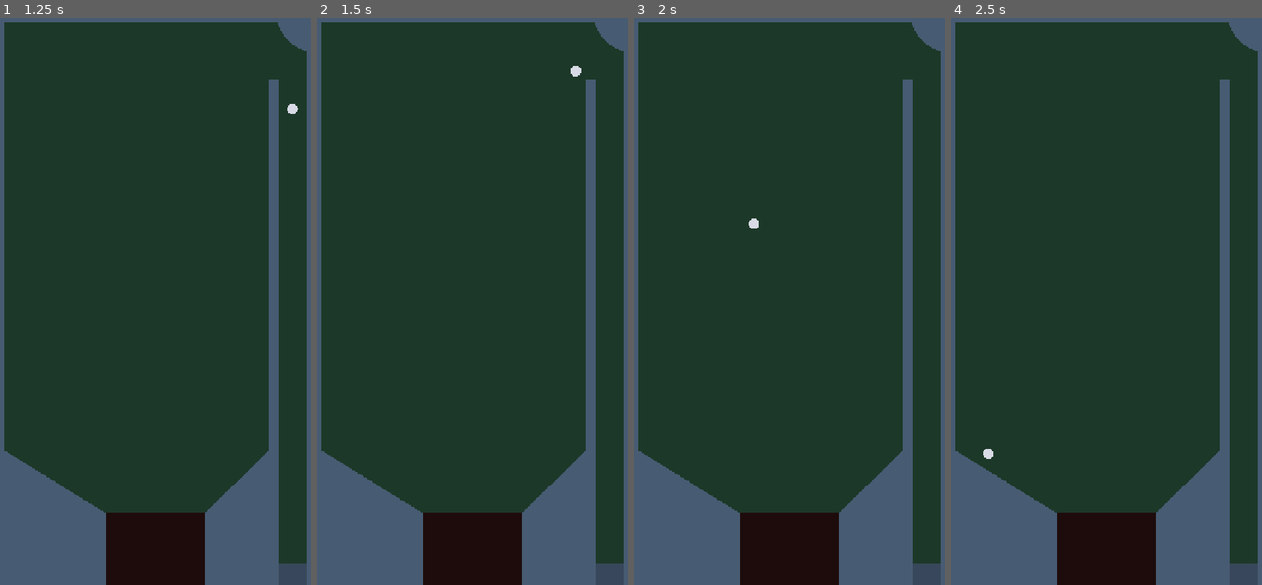
Above: before the commit, frames 1-4 (left to right).
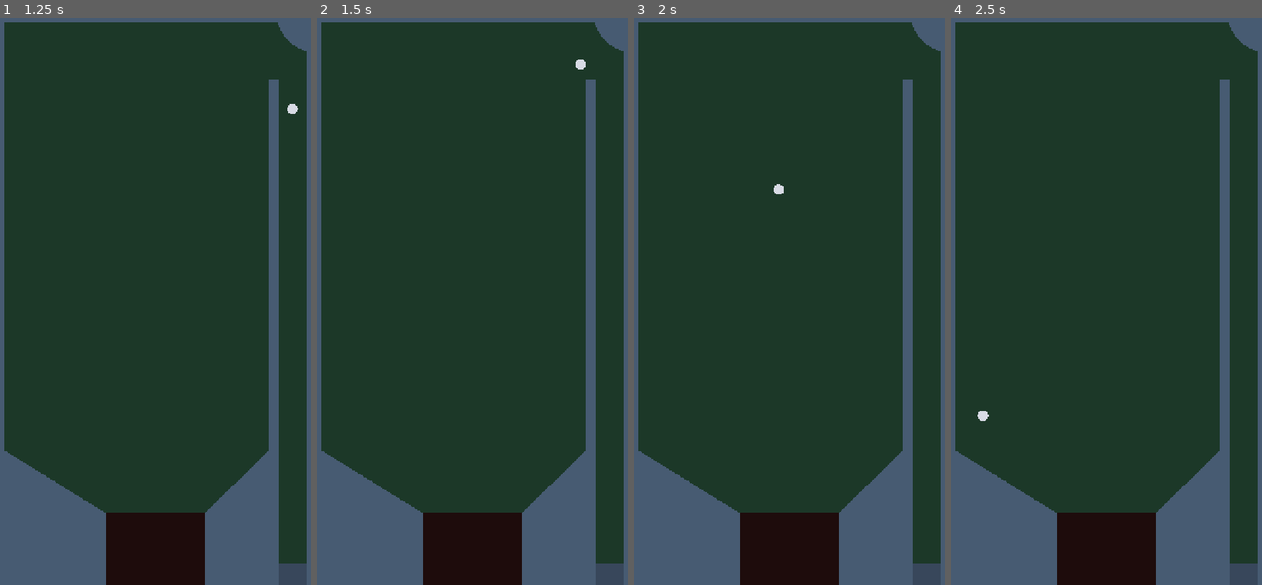
Above: after the commit, the same moments.

Repository: StephenForte/The-Squishy-Pinball-Machine
Game: Godot game, scene res://scenes/main.tscn
Same seed, same stepped clock (60 frames per second), same inputs: the game is played once before the commit and once after it.
Inputs:
- Up to frame 1 (1.25 s): tap Enter at 0.5 s; hold Space (launch_ball) from 0.53 s (still down)
- Up to frame 2 (1.5 s): release Space (launch_ball) at 1.28 s; tap Space (launch_ball) at 1.35 s
- Up to frame 3 (2 s): no input
- Up to frame 4 (2.5 s): hold Space (launch_ball) from 2.03 s (still down)

Frame 1 is identical in both runs. In frame 2, less than 0.1% of the frame differs, in the area x 81-87%, y 7-11%; in frame 3, 0.1%; in frame 4, 0.1%, in the area x 8-14%, y 69-78%.

Commit message:
Tune bounce so a launched ball drains before the next shot.
The first loop stayed in play too long, and the soak reused a spent ball, so later impulses never actually fired.

Co-authored-by: Cursor <cursoragent@cursor.com>

Diff:
--- a/scenes/ball.tscn
+++ b/scenes/ball.tscn
@@ -3,8 +3,8 @@
 [ext_resource type="Script" path="res://scripts/ball.gd" id="1_ball"]
 
 [sub_resource type="PhysicsMaterial" id="PhysicsMaterial_ball"]
-friction = 0.08
-bounce = 0.45
+friction = 0.1
+bounce = 0.32
 
 [sub_resource type="CircleShape2D" id="CircleShape2D_ball"]
 radius = 12.0
--- a/scenes/table.tscn
+++ b/scenes/table.tscn
@@ -4,8 +4,8 @@
 [ext_resource type="Script" path="res://scripts/launcher.gd" id="2_launcher"]
 
 [sub_resource type="PhysicsMaterial" id="PhysicsMaterial_walls"]
-friction = 0.2
-bounce = 0.35
+friction = 0.25
+bounce = 0.28
 
 [sub_resource type="RectangleShape2D" id="RectangleShape2D_top"]
 size = Vector2(720, 24)
--- a/tests/soak_launch.gd
+++ b/tests/soak_launch.gd
@@ -20,29 +20,24 @@
 	var launcher: Node = table.get_node("Launcher")
 	var impulse_min: float = launcher.LAUNCH_IMPULSE_MIN
 	var impulse_max: float = launcher.LAUNCH_IMPULSE
-	var out_of_bounds := 0
 	var frames := 0
 	var bounds := VIEWPORT.grow(-MARGIN)
 
 	for i in LAUNCH_COUNT:
-		var ball := await _ensure_lane_ball(table)
+		var ball := await _fresh_lane_ball(table)
 		if ball == null:
-			out_of_bounds += 1
 			push_error("SOAK: no lane ball available for launch %d" % (i + 1))
-			break
-		while not bool(ball.get("_ccd_ready")):
-			await physics_frame
-			if not is_instance_valid(ball):
-				ball = await _ensure_lane_ball(table)
-				if ball == null:
-					break
-		if ball == null:
-			out_of_bounds += 1
-			push_error("SOAK: lane ball lost before launch %d" % (i + 1))
-			break
+			print("SOAK FAIL launches=%d frames=%d out_of_bounds=1" % [i + 1, frames])
+			quit(1)
+			return
 		var t := 0.0 if LAUNCH_COUNT == 1 else float(i) / float(LAUNCH_COUNT - 1)
 		var impulse: float = lerpf(impulse_min, impulse_max, t)
 		launcher.launch(impulse)
+		if not bool(ball.get("launched")):
+			push_error("SOAK: launch %d impulse=%s did not fire" % [i + 1, impulse])
+			print("SOAK FAIL launches=%d frames=%d out_of_bounds=1" % [i + 1, frames])
+			quit(1)
+			return
 		for _f in FRAMES_PER_LAUNCH:
 			await physics_frame
 			frames += 1
@@ -53,34 +48,36 @@
 					continue
 				var pos: Vector2 = (node as Node2D).global_position
 				if not bounds.has_point(pos):
-					out_of_bounds += 1
 					push_error(
 						"SOAK: ball out of bounds at %s on launch %d frame %d"
 						% [pos, i + 1, frames]
 					)
+					print(
+						"SOAK FAIL launches=%d frames=%d out_of_bounds=1"
+						% [i + 1, frames]
+					)
+					quit(1)
+					return
 
-	if out_of_bounds == 0:
-		print("SOAK PASS launches=%d frames=%d out_of_bounds=0" % [LAUNCH_COUNT, frames])
-		quit(0)
-	else:
-		print(
-			"SOAK FAIL launches=%d frames=%d out_of_bounds=%d"
-			% [LAUNCH_COUNT, frames, out_of_bounds]
-		)
-		quit(1)
+	print("SOAK PASS launches=%d frames=%d out_of_bounds=0" % [LAUNCH_COUNT, frames])
+	quit(0)
 
 
-func _ensure_lane_ball(table: Node) -> Node2D:
-	for _wait in 180:
-		var lane := _find_lane_ball()
-		if lane != null:
-			return lane
+func _fresh_lane_ball(table: Node) -> Node2D:
+	for node in get_nodes_in_group("ball"):
+		if is_instance_valid(node):
+			node.queue_free()
+	await process_frame
+	if table.get("_respawn_pending"):
+		table.set("_respawn_pending", false)
+	table.spawn_ball()
+	await physics_frame
+	var ball := _find_lane_ball()
+	if ball == null:
+		return null
+	while is_instance_valid(ball) and not bool(ball.get("_ccd_ready")):
 		await physics_frame
-	if table.has_method("spawn_ball"):
-		table.spawn_ball()
-		await physics_frame
-		return _find_lane_ball()
-	return null
+	return ball if is_instance_valid(ball) else null
 
 
 func _find_lane_ball() -> Node2D:
